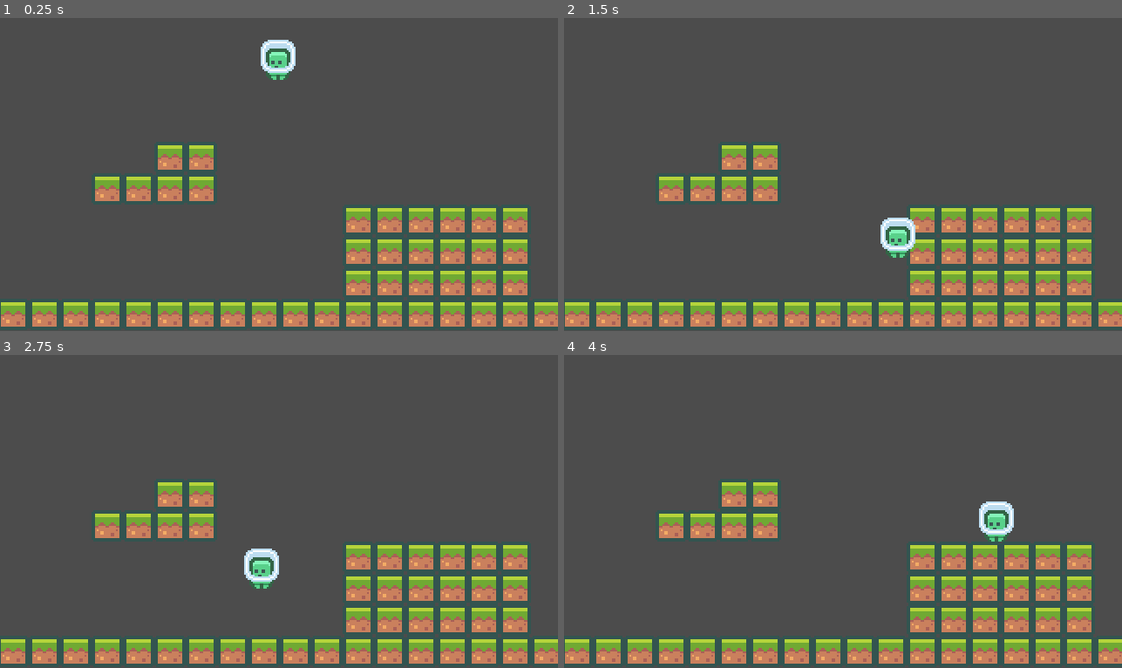
Above: before the commit, frames 1-4 (two rows, left to right).
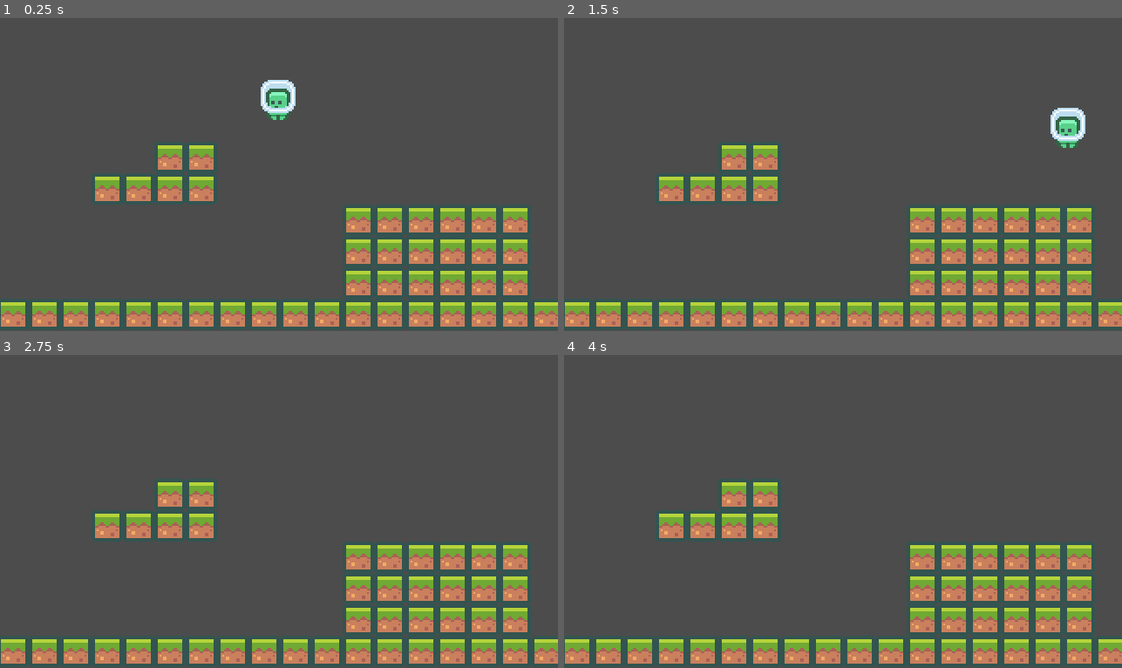
Above: after the commit, the same moments.

Repository: jackwkinsey/2d-platformer
Game: Godot game, scene res://scenes/Main.tscn
Same seed, same stepped clock (60 frames per second), same inputs: the game is played once before the commit and once after it.
Inputs:
- Up to frame 1 (0.25 s): no input
- Up to frame 2 (1.5 s): hold Space (jump) 0.53-1.28 s; hold D (move_right) from 0.53 s (still down); tap Space (jump) at 1.35 s
- Up to frame 3 (2.75 s): tap Space (jump) at 1.52, 1.82 s; release D (move_right) at 2.03 s; hold A (move_left) from 2.03 s (still down); hold Space (jump) from 2.03 s (still down)
- Up to frame 4 (4 s): release A (move_left) at 2.78 s; release Space (jump) at 2.78 s; hold D (move_right) from 2.78 s (still down); tap Space (jump) at 2.85, 3.02, 3.32 s; hold Space (jump) from 3.53 s (still down)

The runs differ from the first frame. In frame 1, 1.4% of the frame differs, in the area x 46-53%, y 6-33%; in frame 2, 1.3%; in frame 3, 0.7%; in frame 4, 0.7%.

Commit message:
feat: tighten player movement controls
Make the player movement feel less "floaty"

Diff:
--- a/scripts/Player.gd
+++ b/scripts/Player.gd
@@ -1,9 +1,12 @@
 extends KinematicBody2D
 
-var gravity := 300
+var gravity := 1000
 var velocity := Vector2.ZERO
-var max_horizontal_speed := 100
-var jump_speed := -200
+var max_horizontal_speed := 140
+var horizontal_acceleration = 2000
+var jump_speed := -360
+var jump_termination_multiplier := 3
+var air_time := 0.0
 
 func _ready():
 	pass
@@ -11,11 +14,26 @@
 func _process(delta):
 	var move_direction = Vector2.ZERO
 	move_direction.x = Input.get_action_strength("move_right") - Input.get_action_strength("move_left")
-	velocity.x = move_direction.x * max_horizontal_speed
+	velocity.x += move_direction.x * horizontal_acceleration * delta
+	if (move_direction.x == 0):
+		velocity.x = lerp(0, velocity.x, pow(2, -50 * delta))
+
+	velocity.x = clamp(velocity.x, -max_horizontal_speed, max_horizontal_speed)
 
 	var jump_pressed = Input.is_action_just_pressed("jump")
 
-	if (jump_pressed && is_on_floor()):
+	if (_on_floor(delta) && jump_pressed):
 		velocity.y = jump_speed
-	velocity.y += gravity * delta
+
+	if (is_on_floor()):
+		air_time = 0
+
+	if (velocity.y < 0 && !Input.is_action_pressed("jump")):
+		velocity.y += gravity * jump_termination_multiplier * delta
+	else:
+		velocity.y += gravity * delta
 	velocity = move_and_slide(velocity, Vector2.UP)
+
+func _on_floor(delta):
+	air_time += delta
+	return is_on_floor() ||air_time < 0.15
